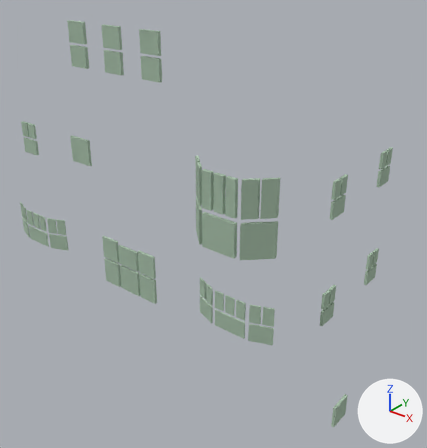
Renders of the OBJ model ProyectoFinal/ProyectoFinal/Models/Fachada/Ventanas.obj from each side of a commit.
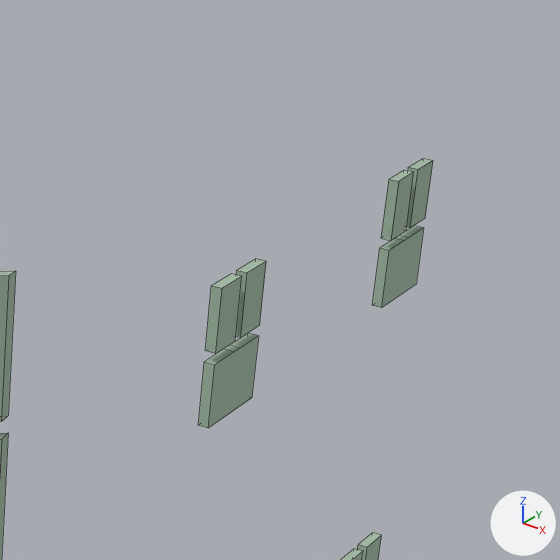
There are two pictures of each version: one whole from a camera (50 mm lens) standing at (30.5, -37.4, 25.9) and looking at (4.0, -4.2, 5.3), one close up on the part from 65% to 100% of the width and 23% to 57% of the height. Every picture has the same lights, and +X, +Y and +Z are marked at lower right. The close-ups show mesh edges as thin lines. Where no turn or scale is listed for an object, it has been applied to the vertices.

The first close-up shows 'Ventanas'.
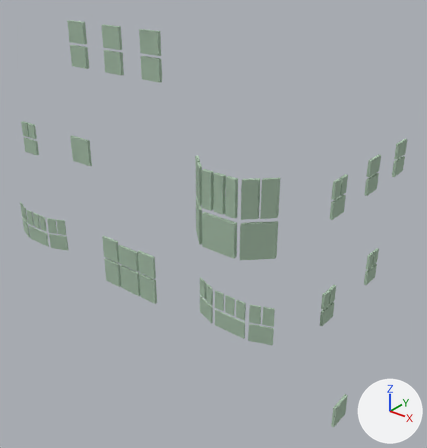
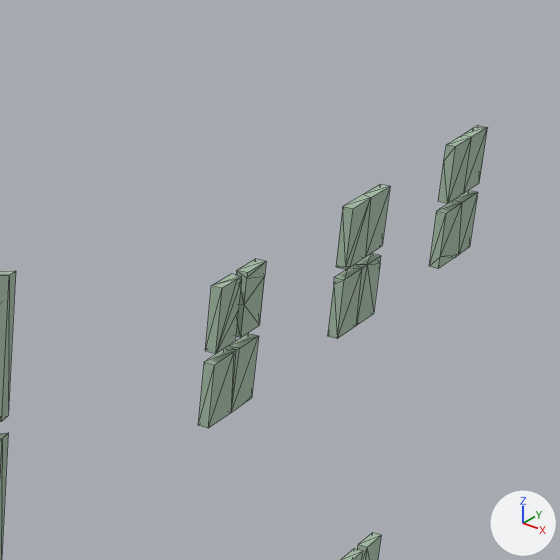
Changed parts and their boxes (x1, y1, x2, y2) in the close-ups (560 x 560 px):
'Ventanas', reshaped: before (0, 158, 433, 560); after (0, 125, 487, 560)
part 1 of me_ventanas, added: after (327, 253, 381, 339)
part 2 of me_ventanas, added: after (336, 184, 390, 270)
part 3 of me_ventanas, added: after (438, 125, 487, 204)
part 4 of me_ventanas, added: after (429, 190, 478, 269)
part 5 of me_ventanas, deleted: before (372, 226, 424, 308)
part 6 of me_ventanas, deleted: before (407, 158, 433, 228)
part 7 of me_ventanas, deleted: before (381, 170, 414, 240)
part 8 of me_ventanas, added: after (209, 262, 266, 427)

Patch to the scene script:
```diff
--- a/ProyectoFinal/ProyectoFinal/Models/Fachada/Ventanas.obj.py
+++ b/ProyectoFinal/ProyectoFinal/Models/Fachada/Ventanas.obj.py
@@ me_ventanas @@
 # used by ob_ventanas; location = (0.0, 0.0, 0.0)
-me_ventanas.from_pydata(...)  # 492 vertices, 364 faces; spans x -13.7..18.5, y -12.0..2.8, z -3.0..20.6
+me_ventanas.from_pydata(...)  # 538 vertices, 836 faces; spans x -13.7..18.5, y -12.0..5.5, z -3.0..20.6
+# me_ventanas part 1: a new loose piece of 16 vertices spanning x 14.8..15.0, y -0.8..0.8, z 9.5..10.7, in mat_blinn1sg (picture img_ventana_png)
+# me_ventanas part 2: a new loose piece of 16 vertices spanning x 14.8..15.0, y -0.8..0.8, z 10.9..12.1, in mat_blinn1sg (picture img_ventana_png)
+# me_ventanas part 3: a new loose piece of 14 vertices spanning x 14.8..15.0, y 3.9..5.5, z 10.9..12.1, in mat_blinn1sg (picture img_ventana_png)
+# me_ventanas part 4: a new loose piece of 14 vertices spanning x 14.8..15.0, y 3.9..5.5, z 9.5..10.7, in mat_blinn1sg (picture img_ventana_png)
+# me_ventanas part 5: the loose piece of 12 vertices spanning x 14.8..15.0, y 1.2..2.8, z 9.5..10.7 is deleted
+# me_ventanas part 6: the loose piece of 8 vertices spanning x 14.8..15.0, y 2.1..2.8, z 10.9..12.1 is deleted
+# me_ventanas part 7: the loose piece of 8 vertices spanning x 14.8..15.0, y 1.2..1.9, z 10.9..12.1 is deleted
+# me_ventanas part 8: 14 vertices added at x 14.8..15.0, y -5.3..-4.2, z 9.5..12.1
 me_ventanas.materials.append(mat_blinn1sg)
```
